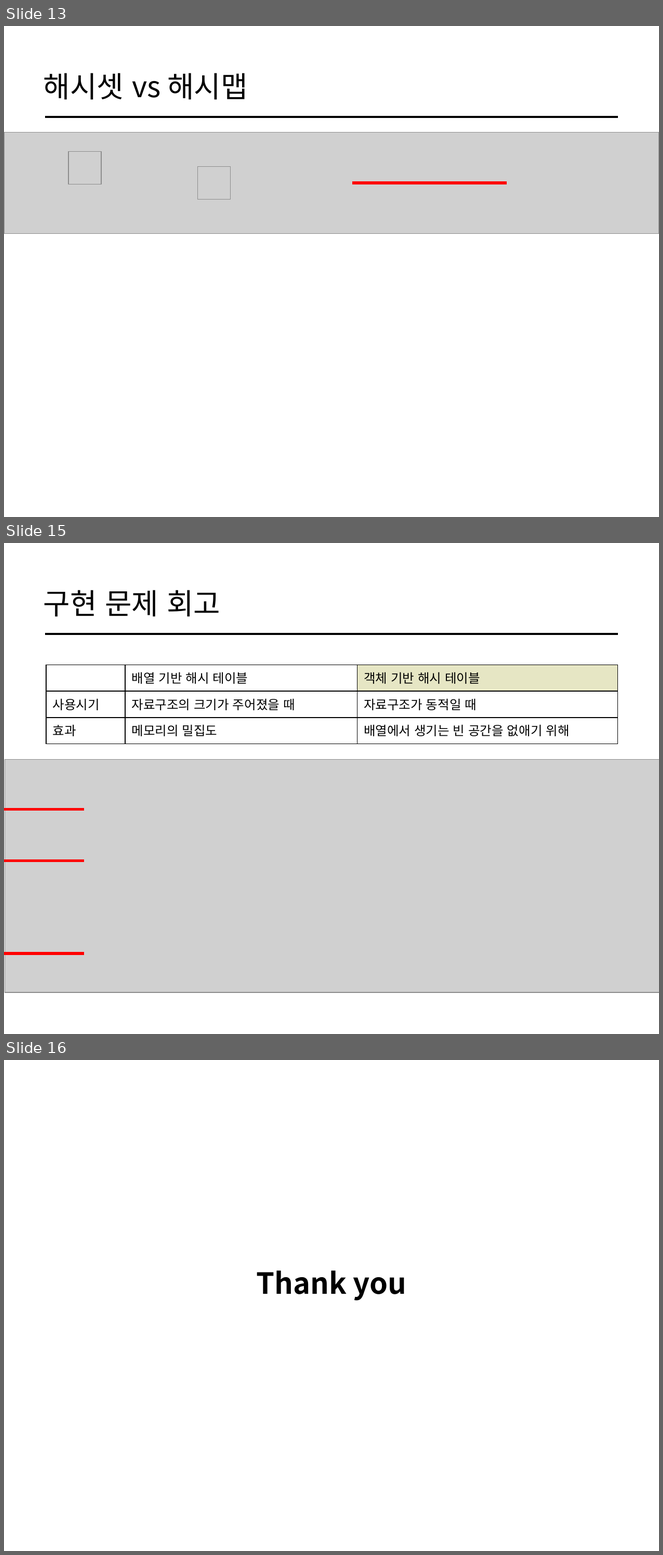
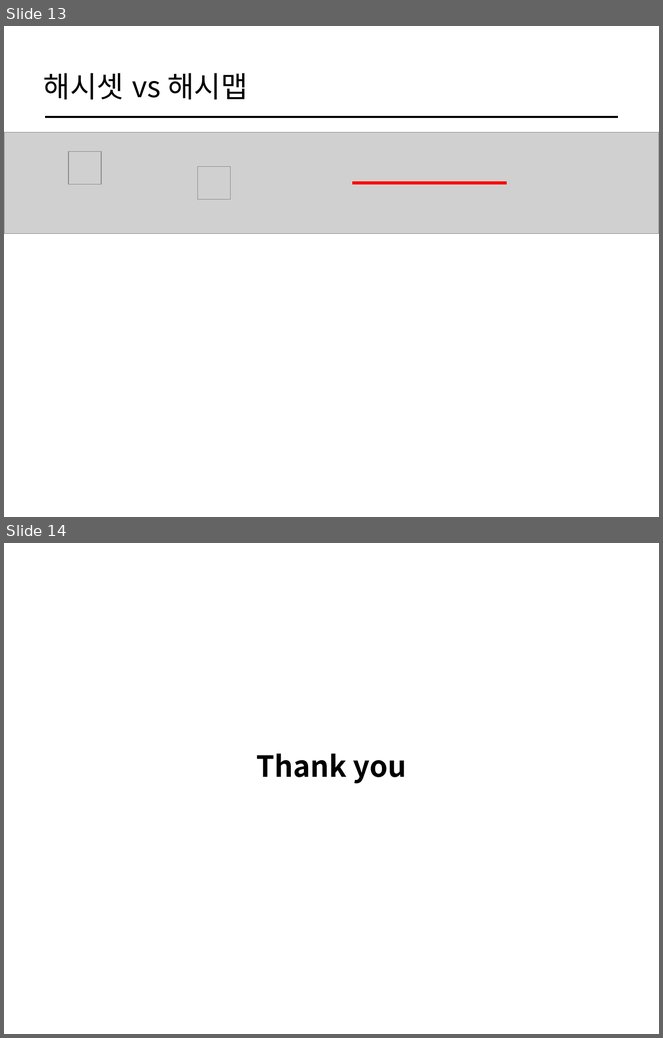
Before and after one commit to cs-study-org/algorithm-study, a slide deck: 06/yongki/HashTable.pptx. Shown one above the other, each under a label of ours: slides 13, 15 and 16 before the commit, slides 13 and 14 after it; the slides between them are not shown. The pictures are 663x1555 and 663x1038 pixels, drawn with LibreOffice and Linux fonts; fonts in the diff are those of the drawing; grey boxes stand for pictures. Boxes give left, top, right and bottom in pixels: in the first picture for what was removed or moved away, otherwise in the second. Text is boxed around its words. In the diff, an @@ line names an element or a change of style, - is before the commit and + after.

```diff
--- a/06/yongki/HashTable.pptx
+++ b/06/yongki/HashTable.pptx
@@ slide 15 removed at box(4, 543, 659, 1034), background #FFFFFF @@
@@ title removed at box(44, 590, 220, 617) @@
-구현 문제 회고
@@ line removed from (45, 634) to (618, 634) @@
@@ table removed at box(46, 665, 618, 744), 3 rows, 3 columns @@
- | 배열 기반 해시 테이블 | 객체 기반 해시 테이블
-사용시기 | 자료구조의 크기가 주어졌을 때 | 자료구조가 동적일 때
-효과 | 메모리의 밀집도 | 배열에서 생기는 빈 공간을 없애기 위해
@@ group removed at box(4, 760, 659, 993): 3 lines, 1 picture @@
@@ what was slide 16 is now slide 14 @@
```
Also in this commit, not shown: 1 slide changed, 1 other slide removed, 1 other file.
